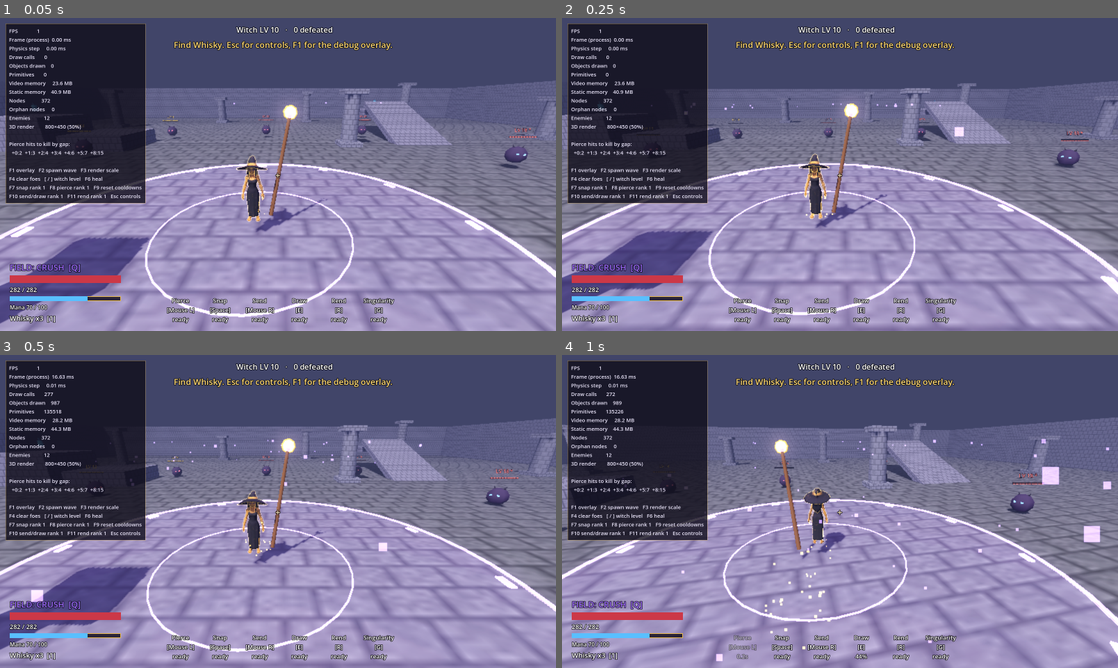
Above: before the commit, frames 1-4 (two rows, left to right).
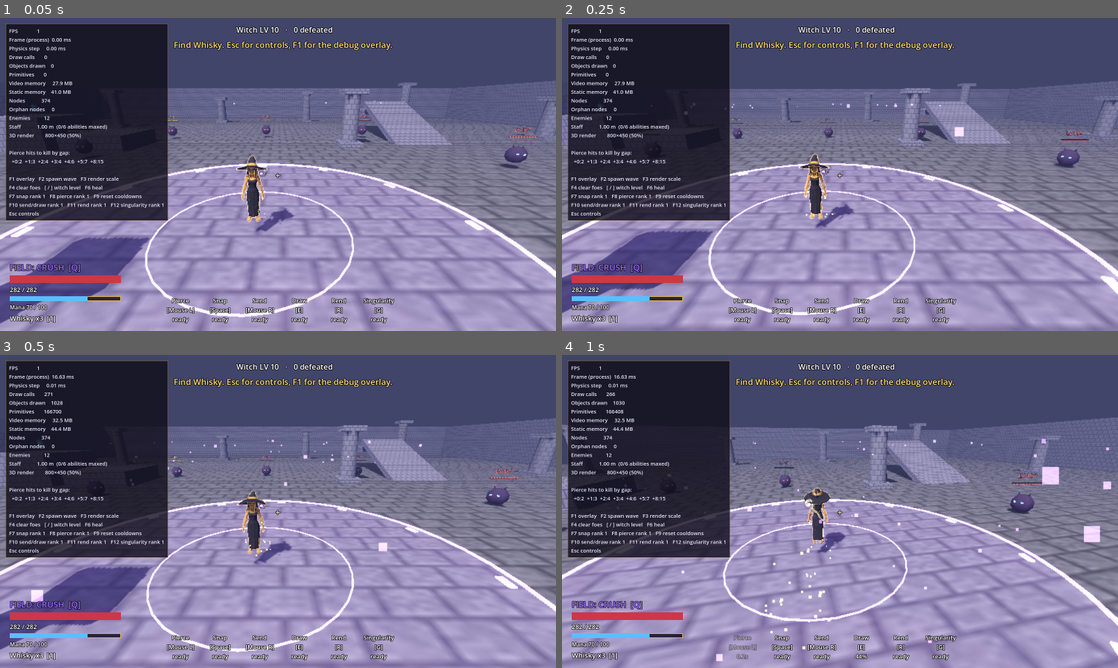
Above: after the commit, the same moments.

Repository: neonamagashi/Lag-9
Game: Godot game, scene res://scenes/main.tscn
Same seed, same stepped clock (60 frames per second), same inputs: the game is played once before the commit and once after it.
Inputs (mouse positions are in pixels of both pictures, inside the frame that each line leads up to):
- Up to frame 1 (0.05 s): no input
- Up to frame 2 (0.25 s): no input
- Up to frame 3 (0.5 s): no input
- Up to frame 4 (1 s): tap Enter at 0.5 s; move the mouse to (867, 511) at 0.52 s; hold W (move_forward) from 0.53 s (still down); hold E (draw) from 0.53 s (still down); click (867, 511) at 0.8 s

The runs differ from the first frame. In frame 1, 5.7% of the frame differs, in the area x 1-59%, y 1-67%; in frame 2, 5.6%; in frame 3, 5.7%; in frame 4, 5.7%, in the area x 1-50%, y 1-66%.

Commit message:
Add the driftwood staff: cross-body float, growth and glow
- Staff reduced from 1.45M to 8k triangles; original kept in models/source
- Floats diagonally across her back with the coil over her left shoulder,
  bobs and lags with her movement
- Grows from 1 m to 3 m, one step per maxed ability (6 total); stone and
  runes glow brighter with each step and flare during Rend and Singularity
- Pierce and Rend now fire from the stone
- Singularity gains ranks (radius and damage) so it can count toward growth

Co-Authored-By: Claude Opus 5.5 <noreply@anthropic.com>
Claude-Session: https://claude.ai/code/session_01GkKTZaziSRn9Wa4MEgFswF

Diff:
--- a/scripts/balance_config.gd
+++ b/scripts/balance_config.gd
@@ -71,8 +71,9 @@
 @export var singularity_cooldown: float = 80.0
 @export var singularity_mana_cost: float = 60.0
 @export var singularity_duration: float = 6.0
-@export var singularity_radius_mult: float = 3.5
-@export var singularity_damage_mult: float = 2.5
+@export var singularity_rank: int = 0
+@export var singularity_radius_mult: Array[float] = [3.5, 4.2, 5.0]
+@export var singularity_damage_mult: Array[float] = [2.5, 3.0, 3.6]
 @export var singularity_time_scale: float = 0.15
 @export var singularity_lift_height: float = 9.0
 
@@ -125,6 +126,13 @@
 @export var clamber_reach: float = 0.9
 @export var clamber_time: float = 0.24
 
+@export_group("Staff")
+@export var staff_base_length: float = 1.0
+@export var staff_max_length: float = 3.0
+@export var staff_glow_base: float = 1.5
+@export var staff_glow_per_max: float = 0.5
+@export var staff_tilt_deg: float = 40.0
+
 @export_group("Hair & Hat")
 @export var sway_lift_bias: float = 1.0
 @export var sway_crush_bias: float = 0.35
--- a/scripts/debug_overlay.gd
+++ b/scripts/debug_overlay.gd
@@ -59,6 +59,7 @@
 		"Nodes            %d" % Performance.get_monitor(Performance.OBJECT_NODE_COUNT),
 		"Orphan nodes     %d%s" % [orphans, "  << LEAK" if orphans > 0 else ""],
 		"Enemies          %d" % get_tree().get_nodes_in_group("enemies").size(),
+		"Staff            %.2f m  (%d/6 abilities maxed)" % [Game.staff_length(), Game.maxed_abilities()],
 		"3D render        %d×%d (%d%%)" % [int(size.x * vp.scaling_3d_scale), int(size.y * vp.scaling_3d_scale), int(vp.scaling_3d_scale * 100)],
 		"",
 		"Pierce hits to kill by gap:",
@@ -67,7 +68,8 @@
 		"F1 overlay   F2 spawn wave   F3 render scale",
 		"F4 clear foes   [ / ] witch level   F6 heal",
 		"F7 snap rank %d   F8 pierce rank %d   F9 reset cooldowns" % [Game.balance.snap_rank + 1, Game.balance.pierce_rank + 1],
-		"F10 send/draw rank %d   F11 rend rank %d   Esc controls" % [Game.balance.send_rank + 1, Game.balance.rend_rank + 1],
+		"F10 send/draw rank %d   F11 rend rank %d   F12 singularity rank %d" % [Game.balance.send_rank + 1, Game.balance.rend_rank + 1, Game.balance.singularity_rank + 1],
+		"Esc controls",
 	])
 	_label.text = "\n".join(lines)
 	_label.add_theme_color_override("font_color", Color(1, 0.55, 0.5) if orphans > 0 else Color(0.92, 0.9, 0.98))
--- a/scripts/game.gd
+++ b/scripts/game.gd
@@ -38,6 +38,19 @@
 	return balance.witch_base_hp * pow(balance.level_growth, balance.witch_level - 1)
 
 
+func maxed_abilities() -> int:
+	var b := balance
+	var n := 0
+	for pair in [[b.pierce_rank, b.pierce_base_damage], [b.snap_rank, b.snap_distance], [b.send_rank, b.send_range], [b.draw_rank, b.draw_range], [b.rend_rank, b.rend_targets], [b.singularity_rank, b.singularity_radius_mult]]:
+		if pair[0] >= pair[1].size() - 1:
+			n += 1
+	return n
+
+
+func staff_length() -> float:
+	return lerpf(balance.staff_base_length, balance.staff_max_length, maxed_abilities() / 6.0)
+
+
 func pierce_hits_to_kill(gap: int) -> int:
 	var lvl := balance.witch_level + gap
 	return ceili(hp_for_level(lvl) / scaled_damage(rank_value(balance.pierce_base_damage, balance.pierce_rank), lvl))
--- a/scripts/main.gd
+++ b/scripts/main.gd
@@ -89,6 +89,9 @@
 			Game.balance.send_rank = (Game.balance.send_rank + 1) % Game.balance.send_range.size()
 			Game.balance.draw_rank = Game.balance.send_rank
 			hud.show_toast("Send/Draw rank %d%s" % [Game.balance.send_rank + 1, " (all directions)" if Game.balance.send_rank >= 1 else ""])
+		KEY_F12:
+			Game.balance.singularity_rank = (Game.balance.singularity_rank + 1) % Game.balance.singularity_radius_mult.size()
+			hud.show_toast("Singularity rank %d" % (Game.balance.singularity_rank + 1))
 		KEY_F11:
 			Game.balance.rend_rank = (Game.balance.rend_rank + 1) % Game.balance.rend_targets.size()
 			hud.show_toast("Rend rank %d: %d targets%s" % [Game.balance.rend_rank + 1, Game.balance.rend_targets[Game.balance.rend_rank], ", shards" if Game.balance.rend_rank == Game.balance.rend_targets.size() - 1 else ""])
--- a/scripts/witch.gd
+++ b/scripts/witch.gd
@@ -9,6 +9,9 @@
 const MODEL_PATH := "res://models/witch.glb"
 const BODY_SHADER := preload("res://shaders/witch_body.gdshader")
 const AURA_SHADER := preload("res://shaders/witch_aura.gdshader")
+const STAFF_SHADER := preload("res://shaders/staff.gdshader")
+const STAFF_PATH := "res://models/staff.glb"
+const STONE_LOCAL := Vector3(0, 0.354, 0)
 const CRUSH_COLOR := Color(0.62, 0.42, 1.0)
 const LIFT_COLOR := Color(0.36, 0.85, 1.0)
 const GOLD := Color(1.0, 0.78, 0.25)
@@ -36,6 +39,11 @@
 var _model: Node3D
 var _staff: Node3D
 var _staff_tip: Node3D
+var _staff_body: Node3D
+var _staff_light: OmniLight3D
+var _staff_glow: Sprite3D
+var _staff_mats: Array[ShaderMaterial] = []
+var _staff_len := 1.0
 var _aura_mats: Array[StandardMaterial3D] = []
 var _body_mats: Array[ShaderMaterial] = []
 var _aura_shader_mats: Array[ShaderMaterial] = []
@@ -114,14 +122,14 @@
 func field_radius() -> float:
 	var b := Game.balance
 	if singularity_t > 0.0:
-		return b.field_radius * b.singularity_radius_mult
+		return b.field_radius * Game.rank_value(b.singularity_radius_mult, b.singularity_rank)
 	if flying:
 		return b.field_radius * b.flight_field_mult
 	return b.field_radius
 
 
 func field_damage_mult() -> float:
-	return Game.balance.singularity_damage_mult if singularity_t > 0.0 else 1.0
+	return Game.rank_value(Game.balance.singularity_damage_mult, Game.balance.singularity_rank) if singularity_t > 0.0 else 1.0
 
 
 func lift_height() -> float:
@@ -541,7 +549,7 @@
 		Game.env.adjustment_enabled = true
 		Game.env.adjustment_saturation = 0.35
 		Game.env.adjustment_contrast = 1.15
-	Art.ring_pulse(get_parent(), global_position + Vector3(0, 0.8, 0), Color(0.1, 0.0, 0.2), b.field_radius * b.singularity_radius_mult, 0.6)
+	Art.ring_pulse(get_parent(), global_position + Vector3(0, 0.8, 0), Color(0.1, 0.0, 0.2), field_radius(), 0.6)
 	Art.burst(get_parent(), global_position + Vector3(0, 1, 0), Color(0.8, 0.6, 1.0), 60)
 	toast.emit("SINGULARITY")
 
@@ -603,8 +611,7 @@
 	var hspeed := Vector3(velocity.x, 0, velocity.z).length()
 	var lean := clampf(hspeed / b.sprint_speed, 0.0, 1.0) * (0.3 if flying else 0.18)
 	_model.rotation.x = lerpf(_model.rotation.x, lean, minf(1.0, delta * 8.0))
-	_staff.position.y = 1.35 + sin(_t * 1.6 + 1.0) * 0.1
-	_staff.rotation.z = -0.18 + sin(_t * 1.1) * 0.06
+	_update_staff(delta)
 	var flicker := 0.3 + (sin(_t * 9.0) * 0.5 + 0.5) * 0.25 * randf_range(0.8, 1.2)
 	if _snap_time > 0.0 or singularity_t > 0.0:
 		flicker = 0.9
@@ -615,8 +622,7 @@
 		m.albedo_color = aura_c
 	for m in _aura_shader_mats:
 		m.set_shader_parameter("aura_color", Color(aura_c, aura_c.a * 0.8))
-	if not _body_mats.is_empty():
-		_update_sway(delta)
+	_update_sway(delta)
 	_model.visible = not (_snap_time > 0.0 and b.snap_rank >= 2)
 
 	var sprinting := Input.is_action_pressed("sprint") and hspeed > b.walk_speed * 1.05
@@ -663,35 +669,7 @@
 		_apply_model_shaders(inst)
 	else:
 		_build_placeholder()
-	_staff = Node3D.new()
-	_staff.position = Vector3(0.75, 1.35, -0.35)
-	_model.add_child(_staff)
-	var wood := Art.mat(Color(0.42, 0.27, 0.15))
-	var gold := Art.mat(GOLD, Color(0.25, 0.15, 0.0))
-	var shaft := CylinderMesh.new()
-	shaft.top_radius = 0.05
-	shaft.bottom_radius = 0.07
-	shaft.height = 3.0
-	shaft.radial_segments = 6
-	Art.mesh(shaft, wood, Vector3.ZERO, _staff)
-	var ring := TorusMesh.new()
-	ring.inner_radius = 0.14
-	ring.outer_radius = 0.2
-	ring.rings = 8
-	ring.ring_segments = 4
-	Art.mesh(ring, gold, Vector3(0, 1.55, 0), _staff).rotation.x = PI / 2
-	var orb := SphereMesh.new()
-	orb.radius = 0.16
-	orb.height = 0.32
-	orb.radial_segments = 6
-	orb.rings = 3
-	_staff_tip = Art.mesh(orb, Art.glow(Color(0.8, 0.6, 1.0), 1.0), Vector3(0, 1.55, 0), _staff)
-	var light := OmniLight3D.new()
-	light.light_color = Color(0.7, 0.55, 1.0)
-	light.light_energy = 1.4
-	light.omni_range = 5.0
-	light.position = Vector3(0, 1.55, 0)
-	_staff.add_child(light)
+	_build_staff()
 	var gp := GPUParticles3D.new()
 	var proc := ParticleProcessMaterial.new()
 	proc.emission_shape = ParticleProcessMaterial.EMISSION_SHAPE_RING
@@ -713,6 +691,86 @@
 	gp.lifetime = 1.8
 	gp.position.y = 0.1
 	_model.add_child(gp)
+
+
+func _build_staff() -> void:
+	_staff = Node3D.new()
+	_model.add_child(_staff)
+	_staff_body = Node3D.new()
+	_staff.add_child(_staff_body)
+	if ResourceLoader.exists(STAFF_PATH):
+		var scene: PackedScene = load(STAFF_PATH)
+		var inst: Node3D = scene.instantiate()
+		inst.rotation.y = PI / 2
+		_staff_body.add_child(inst)
+		for node in inst.find_children("*", "MeshInstance3D", true, false):
+			var mi: MeshInstance3D = node
+			for i in mi.mesh.get_surface_count():
+				var src := mi.get_active_material(i) as BaseMaterial3D
+				var sm := ShaderMaterial.new()
+				sm.shader = STAFF_SHADER
+				if src and src.albedo_texture:
+					sm.set_shader_parameter("albedo_tex", src.albedo_texture)
+				mi.set_surface_override_material(i, sm)
+				_staff_mats.append(sm)
+	else:
+		var shaft := CylinderMesh.new()
+		shaft.top_radius = 0.02
+		shaft.bottom_radius = 0.025
+		shaft.height = 1.0
+		shaft.radial_segments = 6
+		Art.mesh(shaft, Art.mat(Color(0.75, 0.7, 0.6)), Vector3.ZERO, _staff_body)
+	_staff_tip = Node3D.new()
+	_staff_tip.position = STONE_LOCAL
+	_staff_body.add_child(_staff_tip)
+	_staff_glow = Sprite3D.new()
+	_staff_glow.texture = _glow_texture()
+	_staff_glow.billboard = BaseMaterial3D.BILLBOARD_ENABLED
+	_staff_glow.modulate = Color(0.75, 0.5, 1.0, 0.8)
+	_staff_glow.pixel_size = 0.004
+	_staff_glow.shaded = false
+	_staff_glow.no_depth_test = false
+	_staff_glow.render_priority = 1
+	_staff_tip.add_child(_staff_glow)
+	_staff_light = OmniLight3D.new()
+	_staff_light.light_color = Color(0.7, 0.5, 1.0)
+	_staff_light.omni_range = 4.0
+	_staff_tip.add_child(_staff_light)
+	_staff_len = Game.staff_length()
+
+
+func _glow_texture() -> Texture2D:
+	var g := Gradient.new()
+	g.set_color(0, Color(1, 1, 1, 1))
+	g.set_color(1, Color(1, 1, 1, 0))
+	var t := GradientTexture2D.new()
+	t.gradient = g
+	t.fill = GradientTexture2D.FILL_RADIAL
+	t.fill_from = Vector2(0.5, 0.5)
+	t.fill_to = Vector2(1.0, 0.5)
+	t.width = 64
+	t.height = 64
+	return t
+
+
+func _update_staff(delta: float) -> void:
+	var b := Game.balance
+	var maxed := Game.maxed_abilities()
+	_staff_len = lerpf(_staff_len, Game.staff_length(), minf(1.0, delta * 3.0))
+	var grow := _staff_len - b.staff_base_length
+	_staff_body.scale = Vector3.ONE * _staff_len
+	var local_sway := _model.global_basis.orthonormalized().inverse() * _sway
+	_staff.position = Vector3(0.0, 1.0 + grow * 0.2, -0.3 - grow * 0.05) + Vector3(0, sin(_t * 1.6 + 1.0) * 0.04, 0) - local_sway * 0.06
+	_staff.rotation = Vector3(0.0, 0.0, -deg_to_rad(b.staff_tilt_deg) + sin(_t * 1.1) * 0.04)
+	var pulse := 1.0 + sin(_t * 2.4) * 0.25
+	var glow := b.staff_glow_base + b.staff_glow_per_max * maxed
+	if singularity_t > 0.0 or rend_cd > b.rend_cooldown - 1.0:
+		glow *= 2.0
+	for m in _staff_mats:
+		m.set_shader_parameter("glow", glow)
+		m.set_shader_parameter("pulse", pulse)
+	_staff_light.light_energy = (0.6 + 0.25 * maxed) * pulse
+	_staff_glow.modulate.a = clampf(0.35 + 0.08 * maxed, 0.0, 0.9) * pulse
 
 
 func _apply_model_shaders(root: Node) -> void:
--- /dev/null
+++ b/shaders/staff.gdshader
@@ -0,0 +1,14 @@
+shader_type spatial;
+render_mode diffuse_lambert, specular_disabled, vertex_lighting, cull_disabled;
+
+uniform sampler2D albedo_tex : source_color, filter_linear_mipmap;
+uniform float glow = 1.5;
+uniform float pulse = 1.0;
+
+void fragment() {
+	vec3 c = texture(albedo_tex, UV).rgb;
+	float purple = smoothstep(0.06, 0.2, min(c.b - c.g, c.r - c.g * 0.9));
+	ALBEDO = c;
+	EMISSION = c * purple * glow * pulse;
+	ROUGHNESS = 1.0;
+}
--- a/tests/model_shot.gd
+++ b/tests/model_shot.gd
@@ -12,21 +12,27 @@
 func _process(_delta: float) -> void:
 	frames += 1
 	var w: Witch = Game.witch
+	var b := Game.balance
 	if frames == 2:
 		get_tree().call_group("enemies", "queue_free")
 		main.debug.toggle()
-		w.rig.arm.spring_length = 3.2
-		w.rig.yaw = 0.0
+		w.rig.arm.spring_length = 3.4
+		w.rig.yaw = 0.5
 		w.rig.pitch = -0.12
 	if frames == 40:
-		_save("model_crush")
-		w.field_mode = Witch.FieldMode.LIFT
-		w._apply_field_look()
-	if frames == 75:
-		_save("model_lift")
-		w.rig.yaw = 0.9
-	if frames == 100:
-		_save("model_lift_side")
+		_save("staff_front")
+		w.rig.yaw = PI - 0.4
+	if frames == 70:
+		_save("staff_back")
+		b.pierce_rank = 3
+		b.snap_rank = 2
+		b.send_rank = 1
+		b.draw_rank = 1
+		b.rend_rank = 3
+		b.singularity_rank = 2
+		w.rig.arm.spring_length = 5.0
+	if frames == 140:
+		_save("staff_max")
 		get_tree().quit()
 
 
Binary file added: models/staff.glb
Not shown, added: models/staff.glb.import
Binary file added: models/staff_0.png
Not shown, added: models/staff_0.png.import
Not shown, added: shaders/staff.gdshader.uid
Not shown, added: models/source/staff_source.glb
